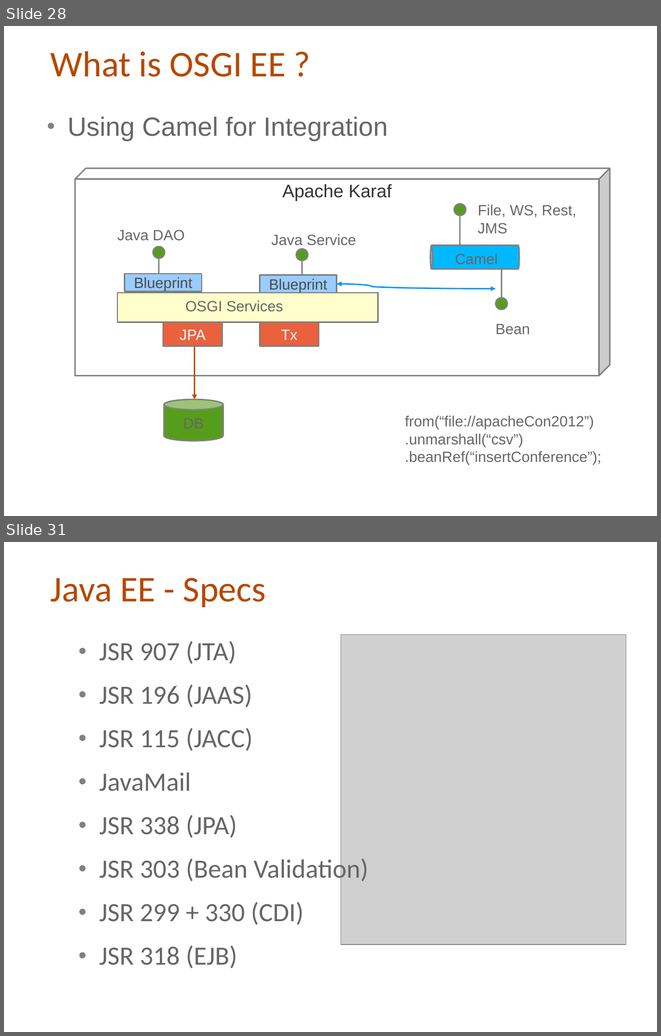
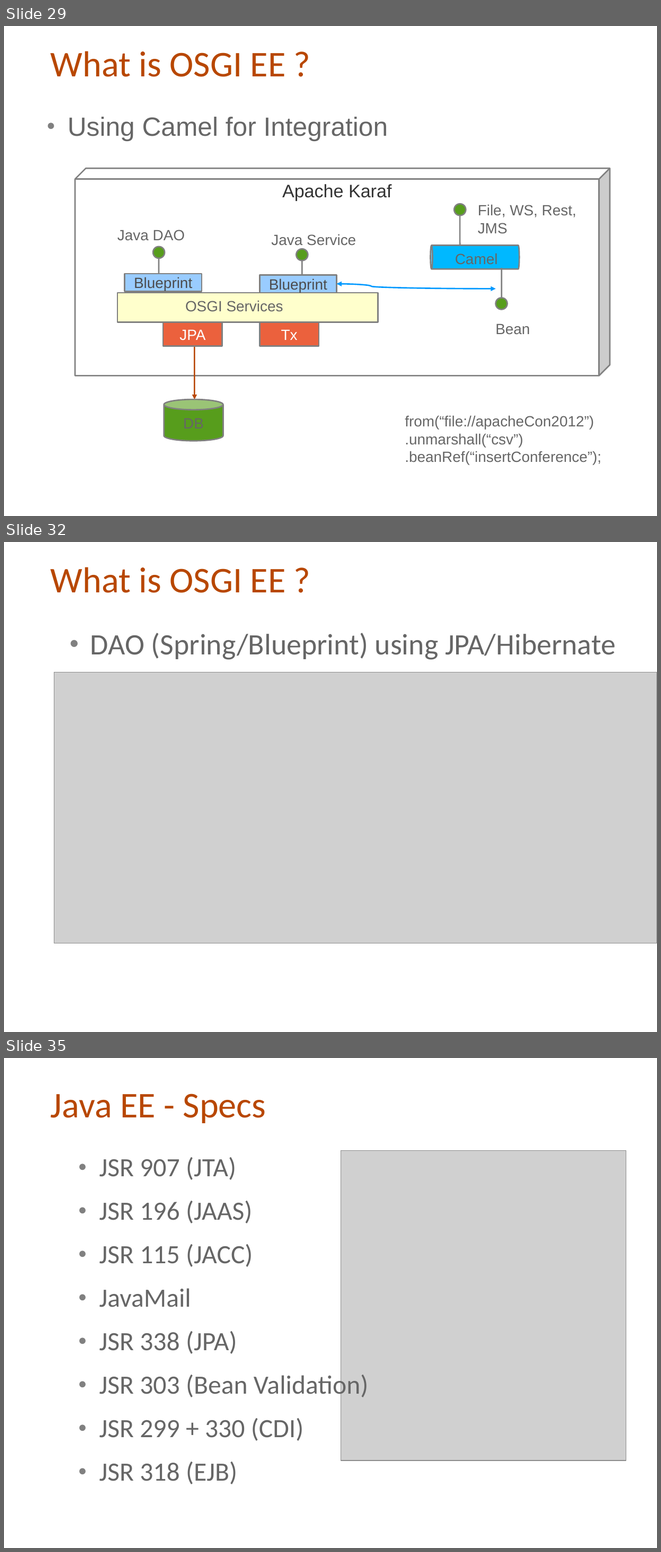
Before and after one commit to cmoulliard/apachecon-2012, a slide deck: karaf-ee-apachecon_eu_2012.odp. Shown one above the other, each under a label of ours: slides 28 and 31 before the commit, slides 29, 32 and 35 after it; the slides between them are not shown. The pictures are 661x1036 and 661x1552 pixels, drawn with LibreOffice and Linux fonts; fonts in the diff are those of the drawing; grey boxes stand for pictures; background and template pictures are left out. Boxes give left, top, right and bottom in pixels: in the first picture for what was removed or moved away, otherwise in the second. Text is boxed around its words. In the diff, an @@ line names an element or a change of style, - is before the commit and + after.

```diff
--- a/karaf-ee-apachecon_eu_2012.odp
+++ b/karaf-ee-apachecon_eu_2012.odp
@@ slide 32 added at <box>4,542,657,1032</box>, background picture (left out) @@
@@ title added at <box>51,567,286,593</box>, 44 pt, text #B84700 @@
+What is OSGI EE ?
@@ text added at <box>90,633,616,660</box>, 36 pt, text #666666 @@
+● DAO (Spring/Blueprint) using JPA/Hibernate
@@ picture added at <box>54,672,657,943</box> @@
@@ what was slide 28 is now slide 29 @@
@@ what was slide 31 is now slide 35 @@
```
Also in this commit, not shown: 11 slides changed, 8 other slides added, 3 slides removed, 5 other files.
